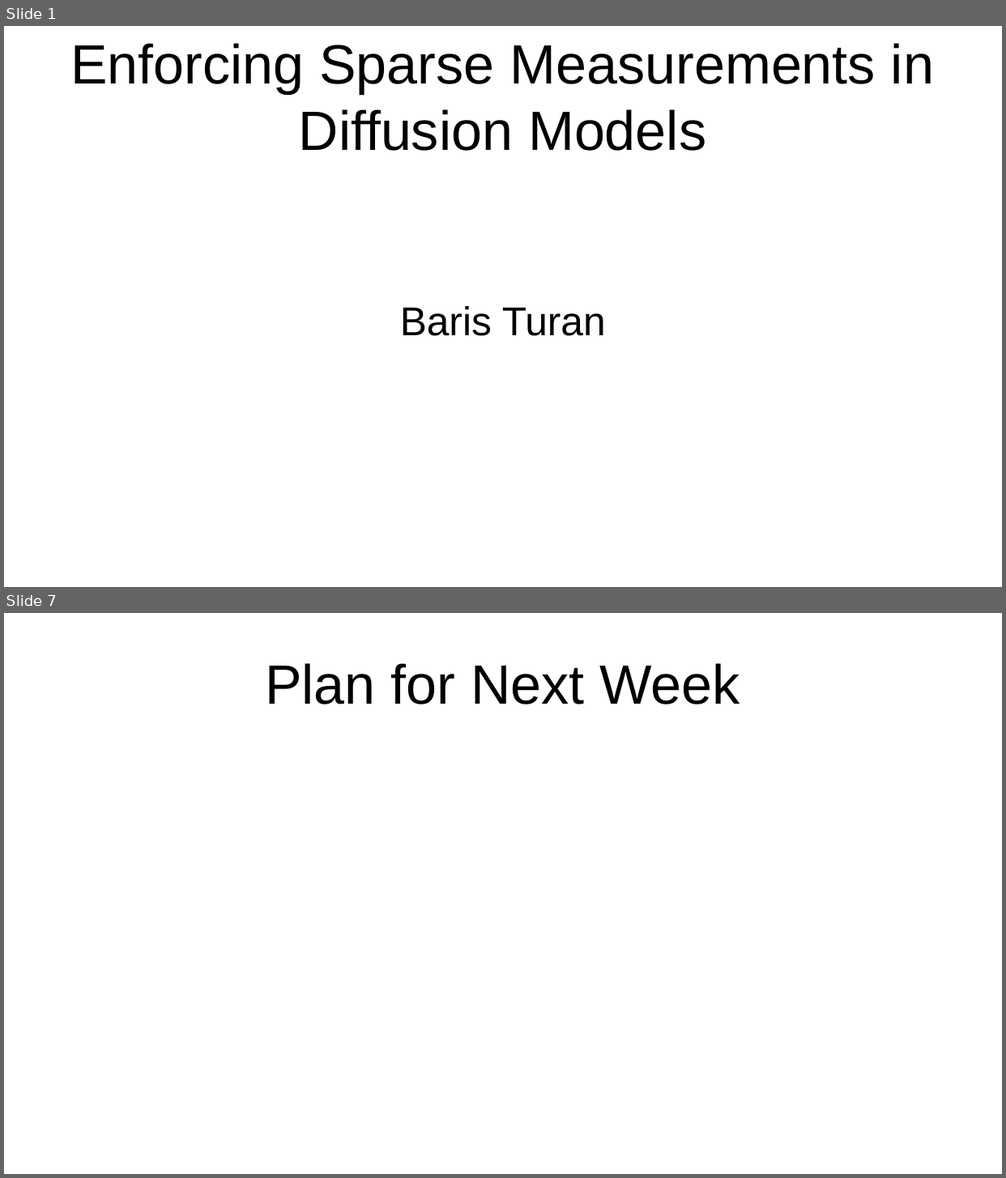
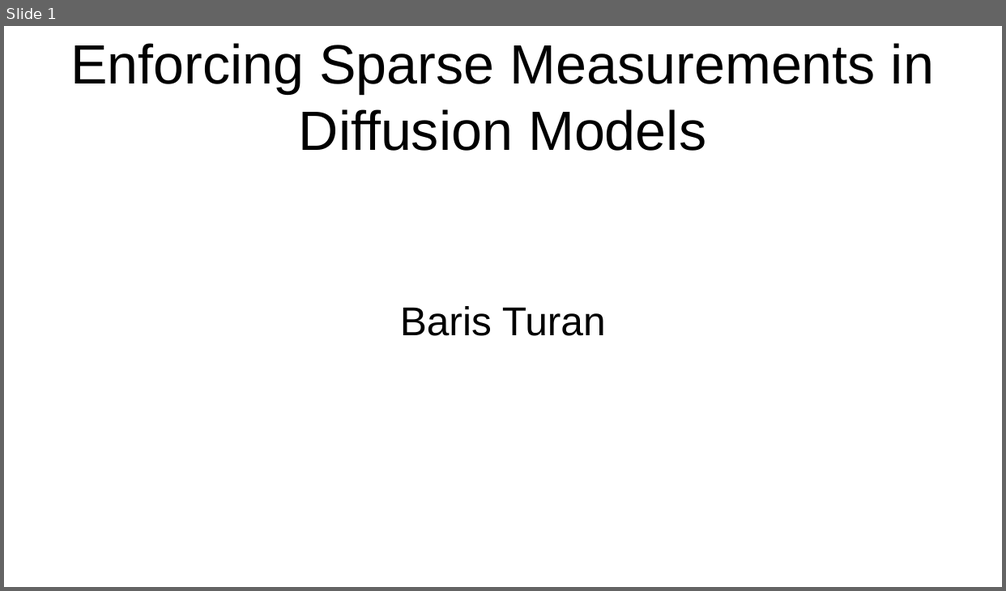
Before and after one commit to baristuran/baris-personal, a slide deck: Enforcing_Sparse_Measurements.odp. Shown one above the other, each under a label of ours: slides 1 and 7 before the commit, slide 1 after it; the slides between them are not shown. The pictures are 1006x1178 and 1006x591 pixels, drawn with LibreOffice and Linux fonts; fonts in the diff are those of the drawing. Boxes give left, top, right and bottom in pixels: in the first picture for what was removed or moved away, otherwise in the second. Text is boxed around its words. In the diff, an @@ line names an element or a change of style, - is before the commit and + after.

```diff
--- a/Enforcing_Sparse_Measurements.odp
+++ b/Enforcing_Sparse_Measurements.odp
@@ slide 7 removed at <box>4,613,1002,1174</box>, background #FFFFFF @@
@@ title removed at <box>265,663,739,705</box> @@
-Plan for Next Week
```
Also in this commit, not shown: 3 slides changed, 10 slides added, 2 other slides removed, 4 other files.
